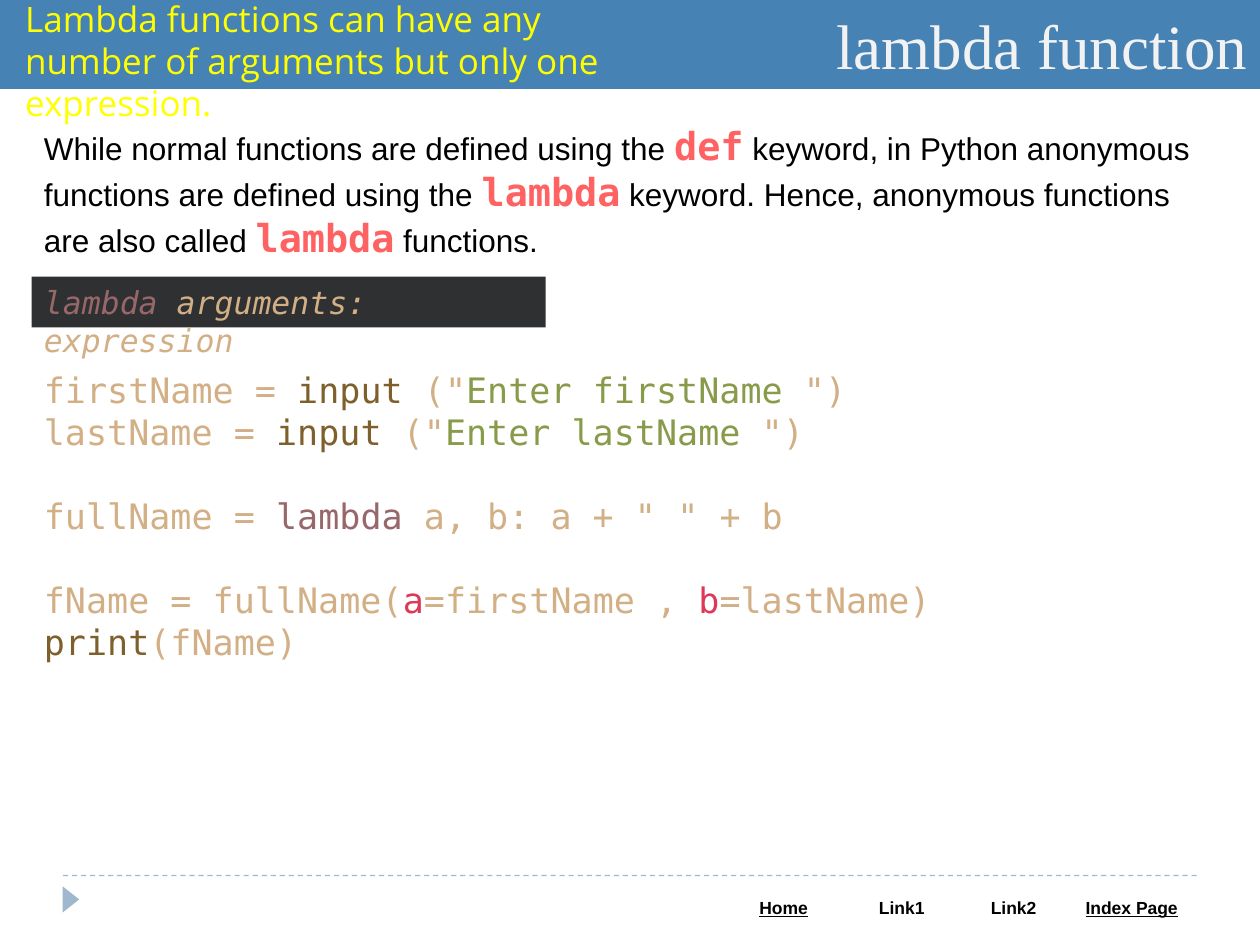
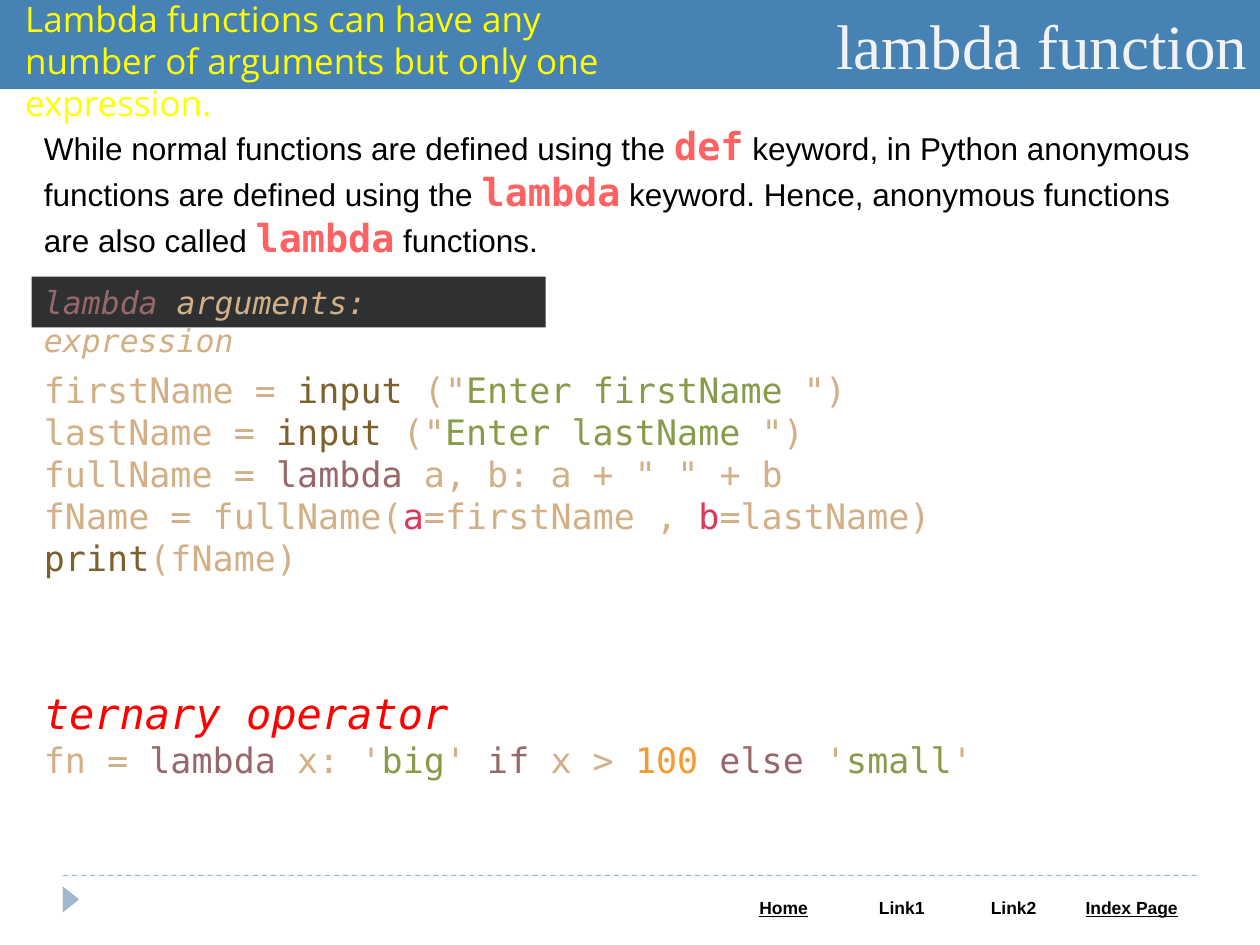
Before and after one commit to Saleel-Bagde-drive/Python-and-Web-PPTs, a slide deck: slide 61 of Python.pptx (slide 55 before the commit). Drawn at 1260x945 pixels with LibreOffice and Linux fonts; fonts in the diff are those of the drawing. Boxes give left, top, right and bottom in pixels: in the first picture for what was removed or moved away, otherwise in the second. Text is boxed around its words. In the diff, an @@ line names an element or a change of style, - is before the commit and + after.

```diff
--- a/Python.pptx
+++ b/Python.pptx
@@ text "firstName = input ("Enter firstName ..." rewrapped from (44,376,930,663) to (44,376,930,579) @@
@@ text added at (44,699,973,781), 20 pt, text #FF0000 @@
+ternary operator
+fn = lambda x: 'big' if x > 100 else 'small'
```
Also in this commit, not shown: 14 other slides changed, 10 slides added, 2 slides removed, 1 other file.
